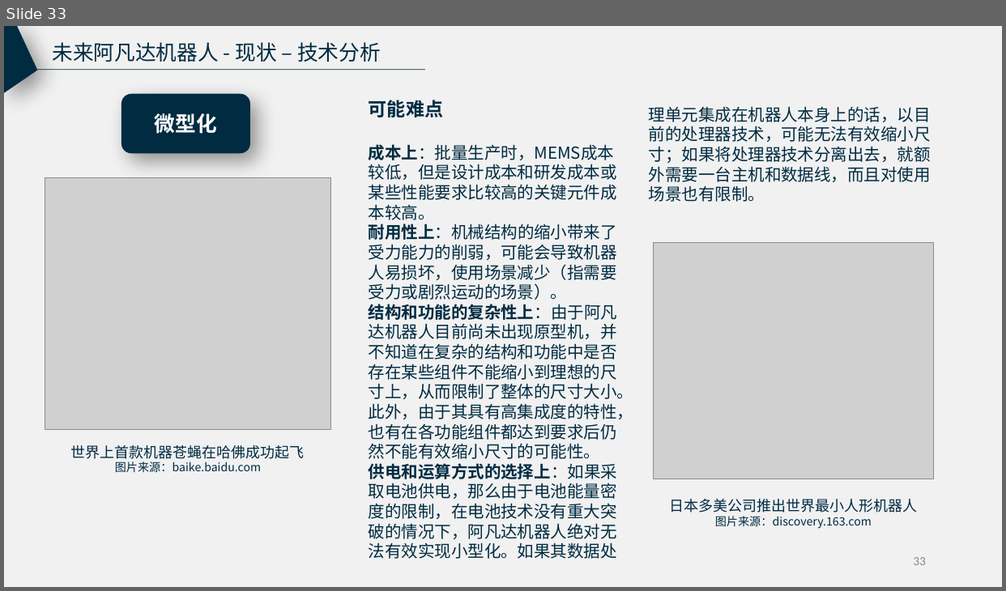
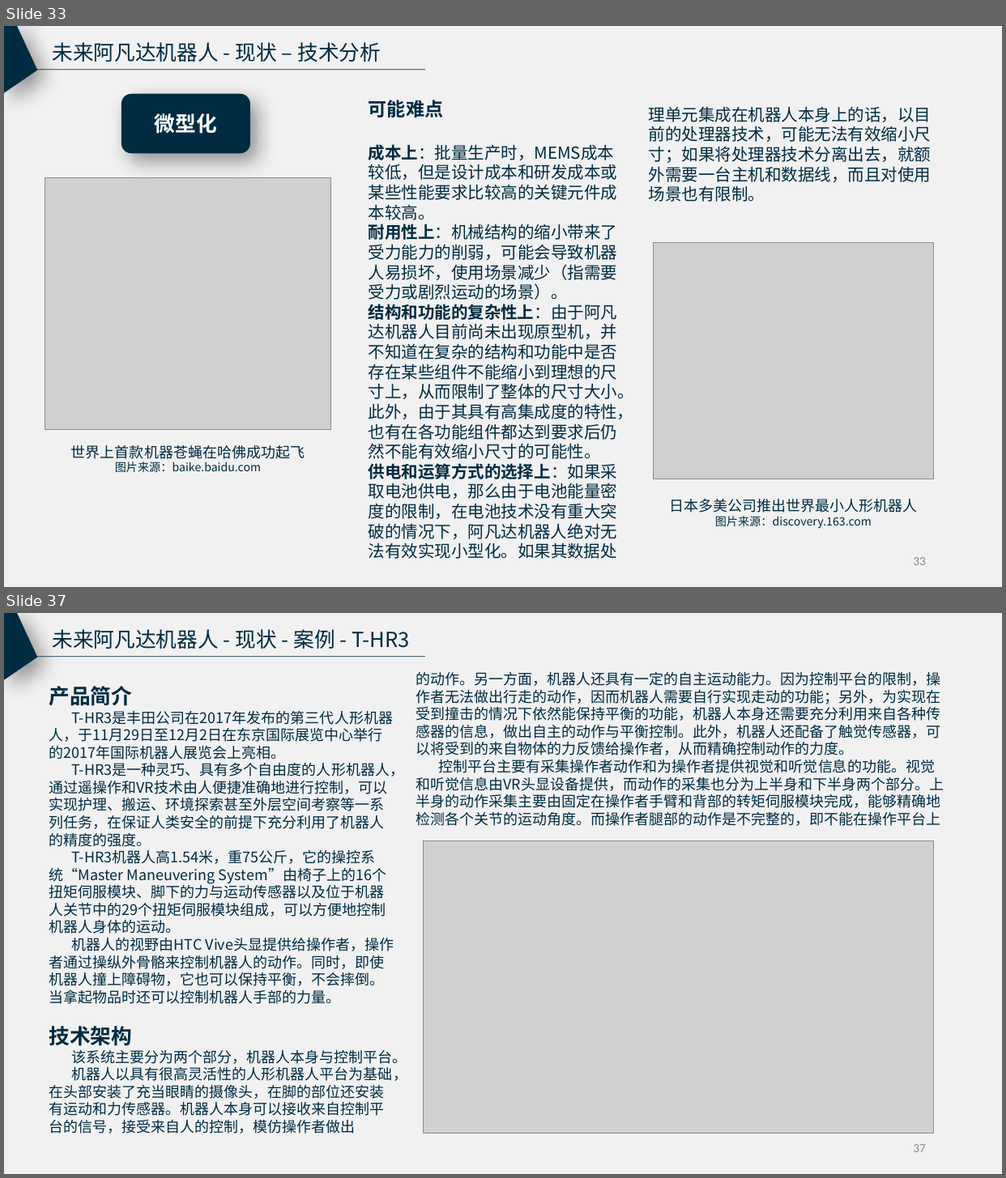
Before and after one commit to RunTimeError2/Avabot---Industry-Frontier, a slide deck: 未来阿凡达机器人_产业调研报告试验稿.pptx. Shown one above the other, each under a label of ours: slide 33 before the commit, slides 33 and 37 after it; the slides between them are not shown. The pictures are 1006x591 and 1006x1178 pixels, drawn with LibreOffice and Linux fonts; fonts in the diff are those of the drawing; grey boxes stand for pictures. Boxes give left, top, right and bottom in pixels: in the first picture for what was removed or moved away, otherwise in the second. Text is boxed around its words. In the diff, an @@ line names an element or a change of style, - is before the commit and + after.

```diff
--- a/未来阿凡达机器人_产业调研报告试验稿.pptx
+++ b/未来阿凡达机器人_产业调研报告试验稿.pptx
@@ slide 37 added at [4, 613, 1002, 1174], background #F1F1F1 @@
@@ freeform shape added at [4, 613, 38, 680], fill #002B41 @@
@@ text added at [52, 629, 410, 649], 20 pt, text #002B41 @@
+未来阿凡达机器人 - 现状 - 案例 - T-HR3
@@ line added from (20, 657) to (425, 657), #002B41 0.63 pt @@
@@ text added at [415, 672, 944, 826], 14 pt, text #002B41 @@
+的动作。另一方面，机器人还具有一定的自主运动能力。因为控制平台的限制，操作者无法做出行走的动作，因而机器人需要自行实现走动的功能；另外，为实现在受到撞击的情况下依然能保持平衡的功能，机器人本身还需要充分利用来自各种传感器的信息，做出自主的动作与平衡控制。此外，机器人还配备了触觉传感器，可以将受到的来自物体的力反馈给操作者，从而精确控制动作的力度。
+控制平台主要有采集操作者动作和为操作者提供视觉和听觉信息的功能。视觉和听觉信息由VR头显设备提供，而动作的采集也分为上半身和下半身两个部分。上半身的动作采集主要由固定在操作者手臂和背部的转矩伺服模块完成，能够精确地检测各个关节的运动角度。而操作者腿部的动作是不完整的，即不能在操作平台上
@@ text added at [49, 686, 407, 1134], 14 pt, text #002B41 @@
+产品简介
+T-HR3是丰田公司在2017年发布的第三代人形机器人，于11月29日至12月2日在东京国际展览中心举行的2017年国际机器人展览会上亮相。
+T-HR3是一种灵巧、具有多个自由度的人形机器人，通过遥操作和VR技术由人便捷准确地进行控制，可以实现护理、搬运、环境探索甚至外层空间考察等一系列任务，在保证人类安全的前提下充分利用了机器人的精度的强度。
+T-HR3机器人高1.54米，重75公斤，它的操控系统“Master Maneuvering System”由椅子上的16个扭矩伺服模块、脚下的力与运动传感器以及位于机器人关节中的29个扭矩伺服模块组成，可以方便地控制机器人身体的运动。
+机器人的视野由HTC Vive头显提供给操作者，操作者通过操纵外骨骼来控制机器人的动作。同时，即使机器人撞上障碍物，它也可以保持平衡，不会摔倒。当拿起物品时还可以控制机器人手部的力量。
+技术架构
+该系统主要分为两个部分，机器人本身与控制平台。
+机器人以具有很高灵活性的人形机器人平台为基础，在头部安装了充当眼睛的摄像头，在脚的部位还安装有运动和力传感器。机器人本身可以接收来自控制平台的信号，接受来自人的控制，模仿操作者做出
@@ picture added at [424, 841, 934, 1133] @@
@@ page number added at [913, 1144, 926, 1152], 12 pt, text #8C8C8C @@
+37
```
Also in this commit, not shown: 3 slides changed, 6 other slides added, 4 slides removed.
